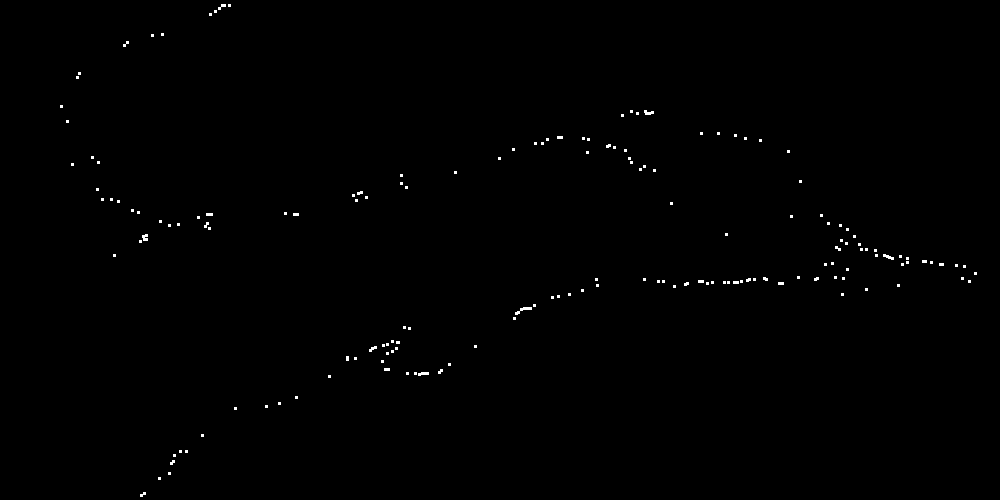
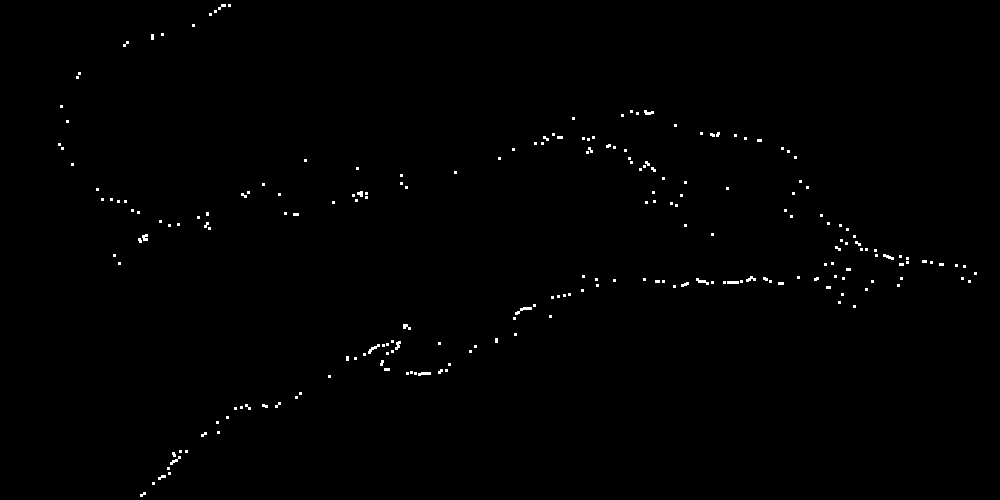
Layered file, before and after one edit (1000x500). Changes by layer:
added layer "Remove Port mask" above "Adjustments" over [91, 24, 903, 485]
added layer "Port heightmap" above "portmap-to.png" over [58, 24, 903, 485]
added layer "portmap-to.png" above "daggerfall_port_map.png" over [58, 24, 903, 485]
hid "daggerfall_port_map.png" over [58, 24, 903, 485]
